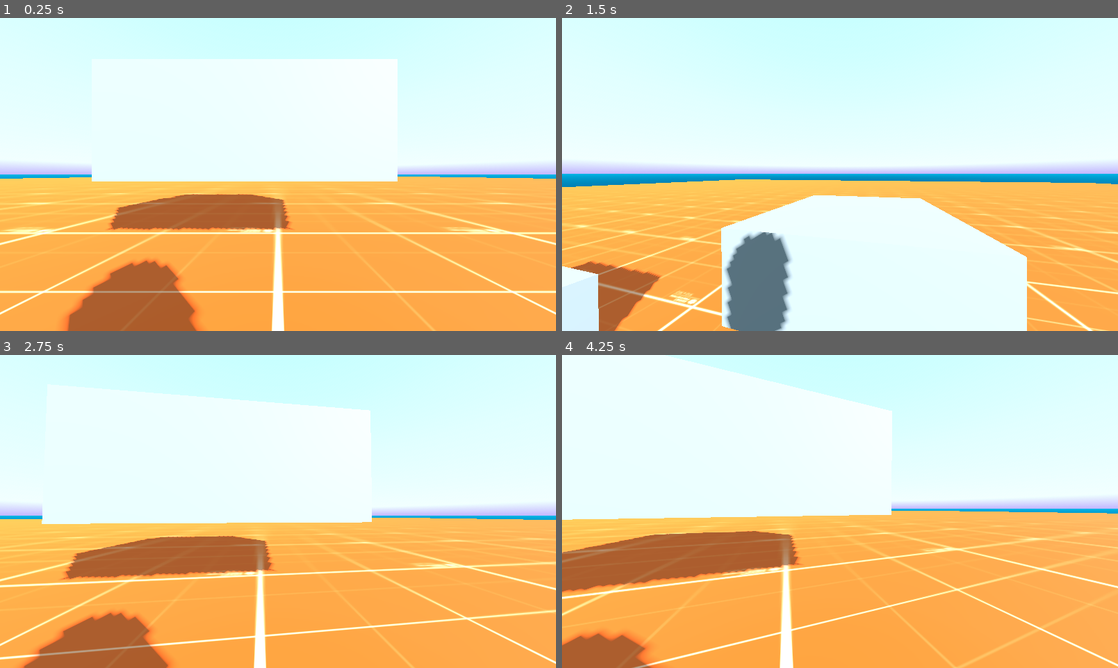
Above: before the commit, frames 1-4 (two rows, left to right).
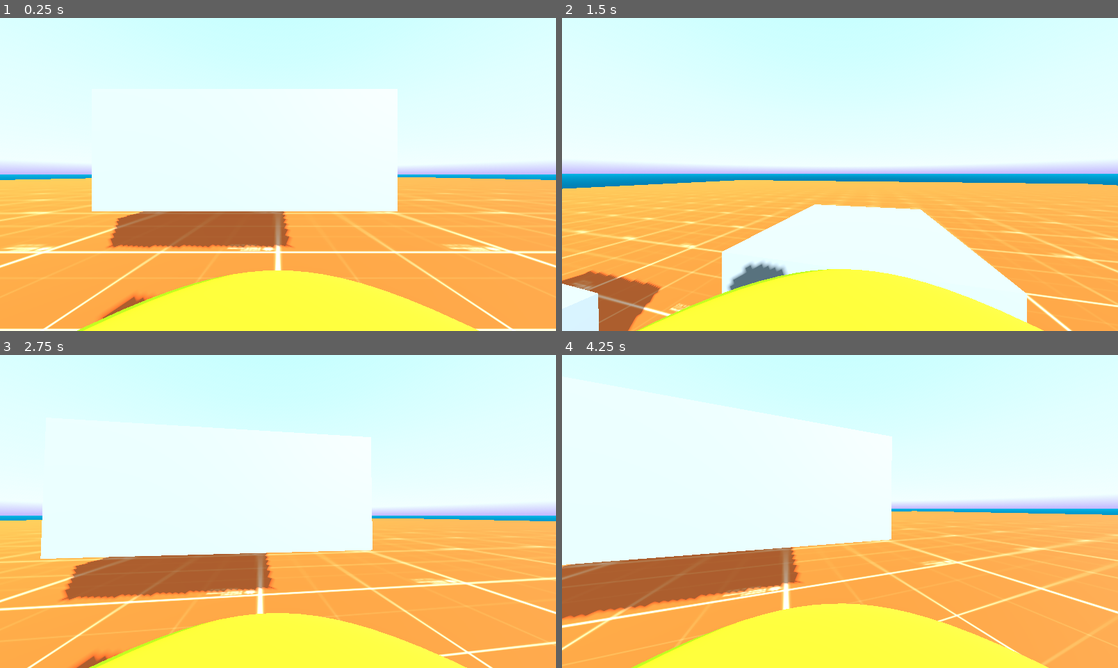
Above: after the commit, the same moments.

Repository: init-Sense/octant
Game: Godot game, scene res://scenes/octagon.tscn
The game is run twice, just before and just after one commit, with the same random seed, the same clock (stepped at 60 frames per second) and the same inputs. A sky picture missing from this copy of the repository is replaced by a grey-blue gradient.
Inputs (mouse positions are in pixels of both pictures, inside the frame that each line leads up to):
- Up to frame 1 (0.25 s): no input
- Up to frame 2 (1.5 s): tap Enter at 0.5 s; move the mouse to (867, 174) at 0.52 s; hold Q (debug_crouch_up) from 0.53 s (still down); tap Shift (sprint) at 0.6, 1.35 s; tap Space (jump) at 0.77 s; move the mouse to (812, 174) at 1.27 s
- Up to frame 3 (2.75 s): keep holding Q (debug_crouch_up); tap Space (jump) at 1.52 s; move the mouse to (289, 505) at 2.02 s; tap Shift (sprint) at 2.1 s
- Up to frame 4 (4.25 s): keep holding Q (debug_crouch_up); tap Space (jump) at 2.75, 3.02, 3.77 s; move the mouse to (834, 517) at 2.77 s; tap Shift (sprint) at 2.85, 3.6 s; move the mouse to (878, 514) at 3.52 s

The runs differ from the first frame. In frame 1, 26% of the frame differs, in the area x 0-100%, y 13-100%; in frame 2, 18%; in frame 3, 26%; in frame 4, 28%, in the area x 0-100%, y 0-100%.

Commit message:
feat-wip: Crouching linked to the actual collider

Diff:
--- a/scenes/player/player.tscn
+++ b/scenes/player/player.tscn
@@ -16,8 +16,11 @@
 
 [sub_resource type="CapsuleMesh" id="CapsuleMesh_jhh56"]
 material = SubResource("StandardMaterial3D_g3rwi")
+height = 1.8
 
 [sub_resource type="CapsuleShape3D" id="CapsuleShape3D_vyse8"]
+radius = 0.15
+height = 0.3
 
 [node name="Player" type="CharacterBody3D"]
 collision_mask = 6
@@ -34,10 +37,10 @@
 
 [node name="Head" type="Node3D" parent="."]
 unique_name_in_owner = true
+transform = Transform3D(1, 0, 0, 0, 1, 0, 0, 0, 1, 0, -0.363836, 0)
 
 [node name="Camera" type="Camera3D" parent="Head"]
 unique_name_in_owner = true
-transform = Transform3D(1, 0, 0, 0, 1, 0, 0, 0, 1, 0, 0.5, 0)
 fov = 90.0
 script = ExtResource("2_kf2t8")
 
--- a/scripts/player/crouch.gd
+++ b/scripts/player/crouch.gd
@@ -8,25 +8,33 @@
 @onready var camera: PlayerCamera3D = %Camera
 @onready var direction: PlayerMovement3D = %Direction
 @onready var motion: Node = %Motion
+@onready var collision: CollisionShape3D = $"../../Collision"
 #endregion
 
 
 #region CONSTANTS
-const CROUCH_STEPS: int = 10
-const TOTAL_CROUCH_DISTANCE: float = 0.9
+const CROUCH_STEPS: int = 20
 const TRANSITION_TIME: float = 0.1
+const STANDING_HEIGHT: float = 2.0
+const CROUCHING_HEIGHT: float = 0.6
 #endregion
 
 
 #region VARIABLES
 var current_step: int = 0
-var initial_head_position: Vector3
 var current_tween: Tween
+var initial_head_offset: float
 #endregion
 
 
 func _ready() -> void:
-	initial_head_position = head.position
+	initial_head_offset = head.position.y - collision.position.y - (collision.shape.height / 2)
+	ensure_initial_height()
+
+
+func ensure_initial_height() -> void:
+	collision.shape.height = STANDING_HEIGHT
+	update_head_position()
 
 
 func down() -> void:
@@ -44,11 +52,11 @@
 		update_crouch_state()
 		motion.on_crouch_changed()
 
+
 func update_crouch() -> void:
 	var t: float = float(current_step) / CROUCH_STEPS
-	var crouch_offset: float = TOTAL_CROUCH_DISTANCE * t
-	var new_position = initial_head_position - Vector3(0, crouch_offset, 0)
-	smooth_update_head_position(new_position)
+	update_collision_shape(t)
+	update_head_position()
 
 
 func update_crouch_state() -> void:
@@ -60,12 +68,21 @@
 		player.set_crouching()
 
 
-func smooth_update_head_position(new_position: Vector3) -> void:
+func update_collision_shape(t: float) -> void:
+	var new_height = lerp(STANDING_HEIGHT, CROUCHING_HEIGHT, t)
+
 	if current_tween:
 		current_tween.kill()
 
 	current_tween = create_tween()
-	current_tween.tween_property(head, "position", new_position, TRANSITION_TIME).set_trans(Tween.TRANS_SINE).set_ease(Tween.EASE_OUT)
+	current_tween.tween_property(collision.shape, "height", new_height, TRANSITION_TIME).set_trans(Tween.TRANS_SINE).set_ease(Tween.EASE_OUT)
+	current_tween.parallel().tween_property(collision, "position:y", (STANDING_HEIGHT - new_height) / 2, TRANSITION_TIME).set_trans(Tween.TRANS_SINE).set_ease(Tween.EASE_OUT)
+	current_tween.tween_callback(update_head_position)
+
+
+func update_head_position() -> void:
+	var new_head_y = collision.position.y + (collision.shape.height / 2) + initial_head_offset
+	head.position.y = new_head_y
 
 
 func get_crouch_percentage() -> float:
--- a/scripts/player/player.gd
+++ b/scripts/player/player.gd
@@ -50,9 +50,8 @@
 
 
 #region LIFECYCLE
-# func _ready():
-	# print("Player ready. camera: ", camera, ", movement: ", movement, ", body: ", body)
-	# print_tree_pretty()
+func _ready():
+	print_tree_pretty()
 
 
 func _process(_delta):
